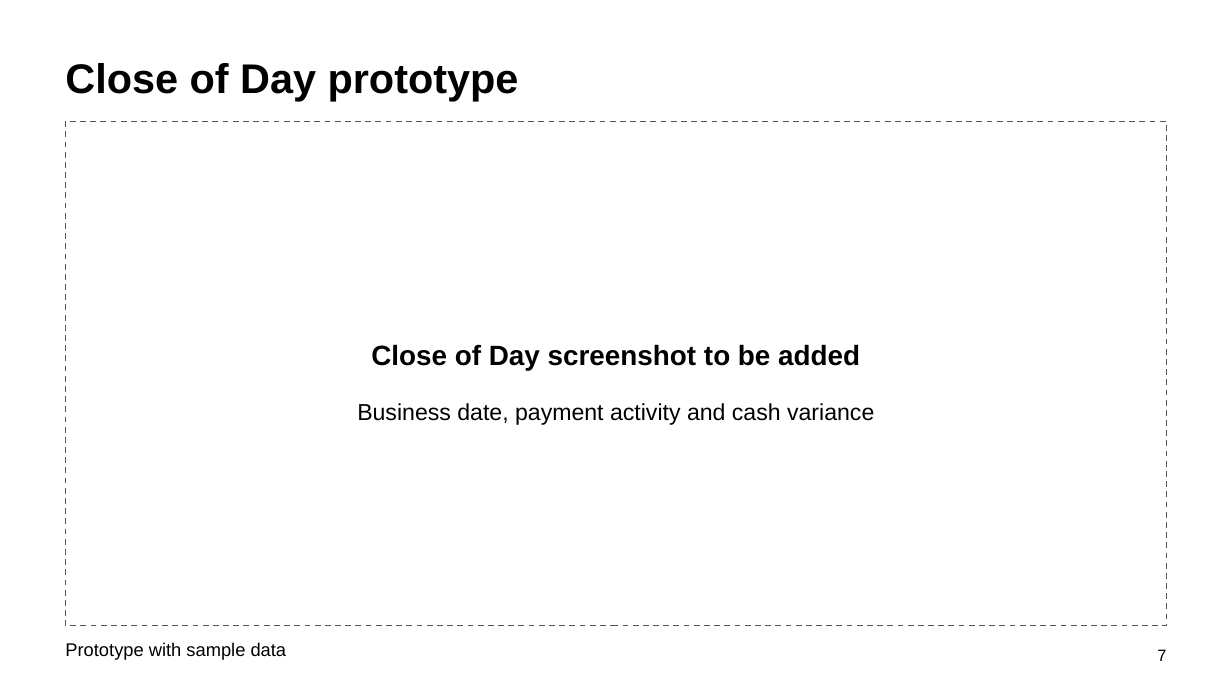
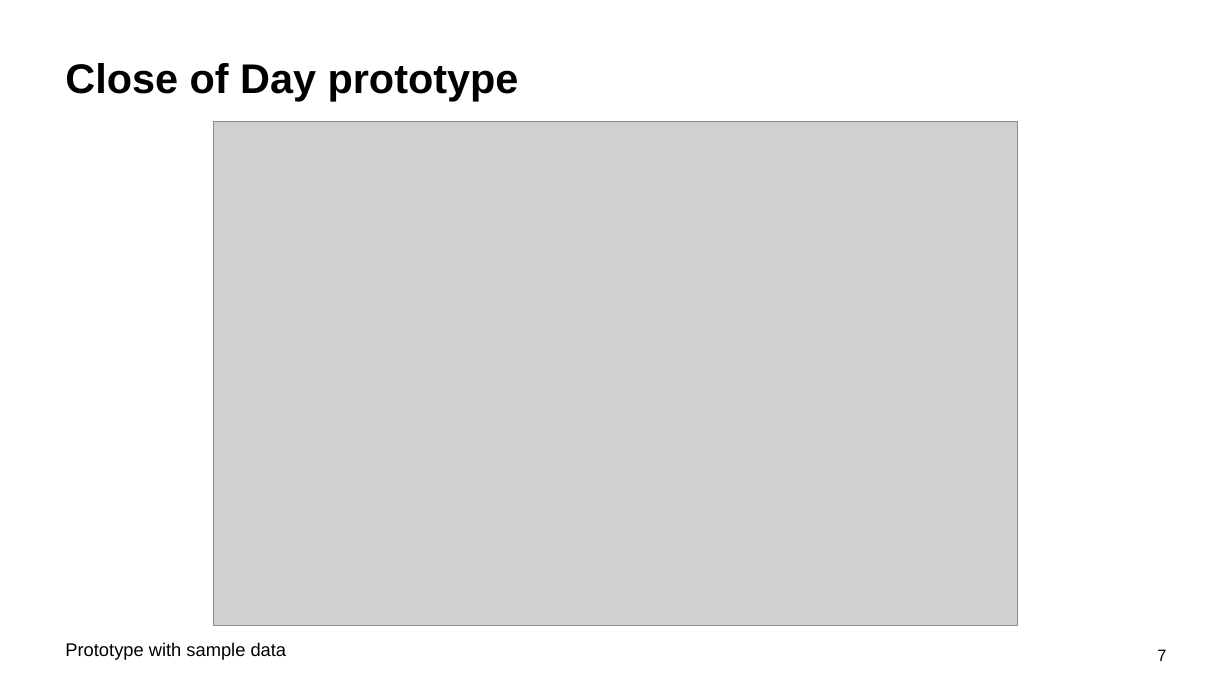
Before and after one commit to mugmarp/requirements-engineering-project-exercise, a slide deck: slide 7 of project_deliverables/PhaseFinal_Grand-Project-Presentation.pptx. Drawn at 1232x693 pixels with LibreOffice and Linux fonts; fonts in the diff are those of the drawing; grey boxes stand for pictures. Boxes give left, top, right and bottom in pixels: in the first picture for what was removed or moved away, otherwise in the second. Text is boxed around its words. In the diff, an @@ line names an element or a change of style, - is before the commit and + after.

```diff
--- a/project_deliverables/PhaseFinal_Grand-Project-Presentation.pptx
+++ b/project_deliverables/PhaseFinal_Grand-Project-Presentation.pptx
@@ rectangle removed at (66, 121, 1167, 626) @@
@@ picture added at (214, 121, 1019, 626) @@
@@ text removed at (371, 344, 860, 370) @@
-Close of Day screenshot to be added
@@ text removed at (357, 403, 874, 425) @@
-Business date, payment activity and cash variance
```
Also in this commit, not shown: 2 other slides changed, 24 other files.
